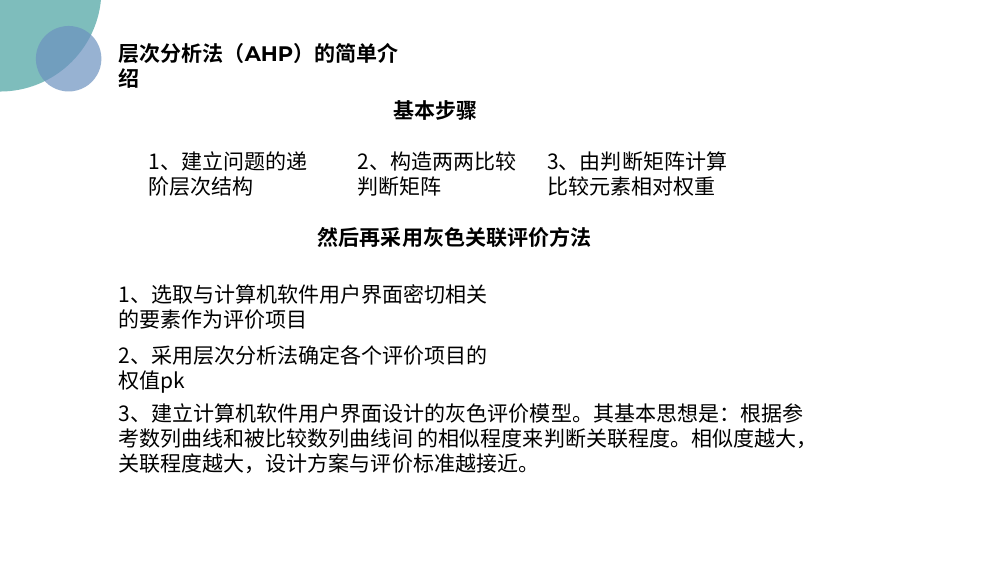
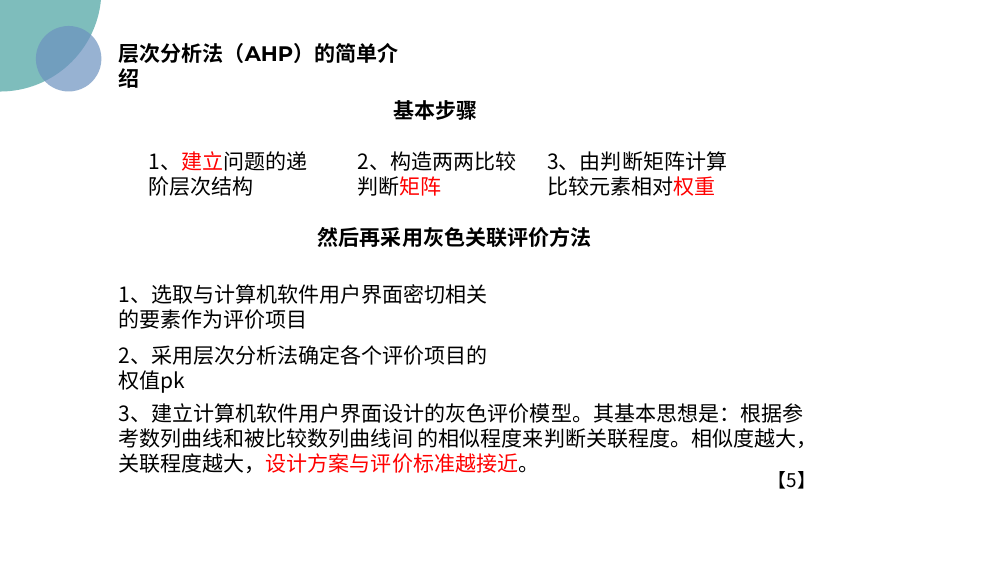
Before and after one commit to PRD2018/PRD2018-G15, a slide deck: slide 43 of 受控文档/02-其他任务/[PRD-15]UML基础二.pptx. Drawn at 1008x567 pixels with LibreOffice and Linux fonts; fonts in the diff are those of the drawing; background and template pictures are left out. Boxes give left, top, right and bottom in pixels: in the first picture for what was removed or moved away, otherwise in the second. Text is boxed around its words. In the diff, an @@ line names an element or a change of style, - is before the commit and + after.

```diff
--- a/受控文档/02-其他任务/[PRD-15]UML基础二.pptx
+++ b/受控文档/02-其他任务/[PRD-15]UML基础二.pptx
@@ text "1、建立问题的递阶层次结构" at box(148, 151, 307, 196): text colour #000000 to #FF0000 in "1、建立问题的递阶层次结构" @@
@@ text "2、构造两两比较判断矩阵" at box(357, 151, 516, 196): text colour #000000 to #FF0000 in "2、构造两两比较判断矩阵" @@
@@ text "3、由判断矩阵计算比较元素相对权重" at box(547, 151, 727, 196): text colour #000000 to #FF0000 in "3、由判断矩阵计算比较元素相对权重" @@
@@ text "3、建立计算机软件用户界面设计的灰色评价模型。其基本思想是：根据参考数列曲线和被比较数列曲线间 的相似程度来判断关联程度 ..." at box(119, 403, 818, 473): text colour #000000 to #FF0000 in "的相似程度来判断关联程度。相似度越大，关联程度越大，设计方案与评价标准越接近。" @@
@@ text added at box(768, 471, 816, 489), 18 pt, text #000000 @@
+【5】
```
Also in this commit, not shown: 17 other slides changed, 3 other files.
